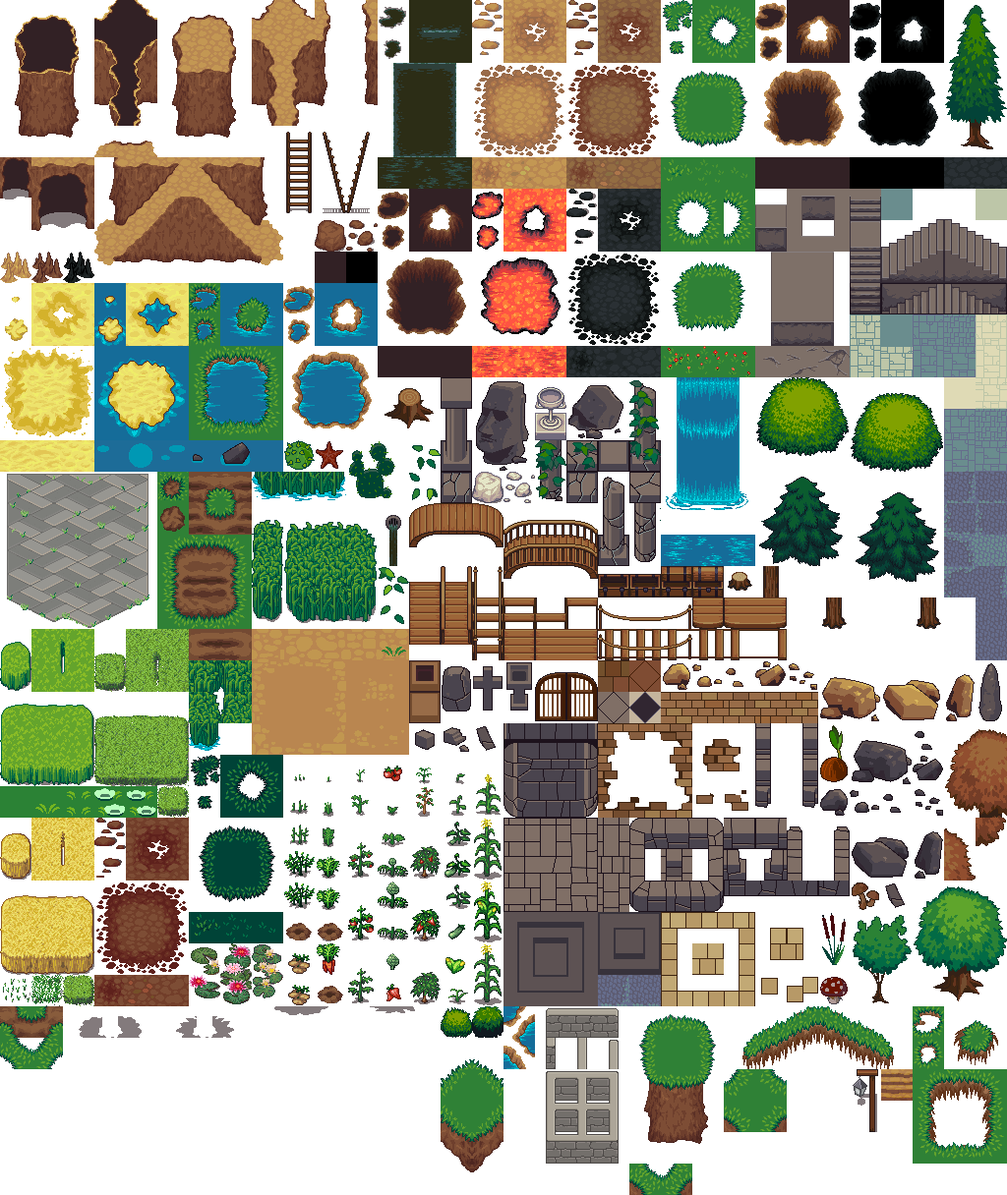
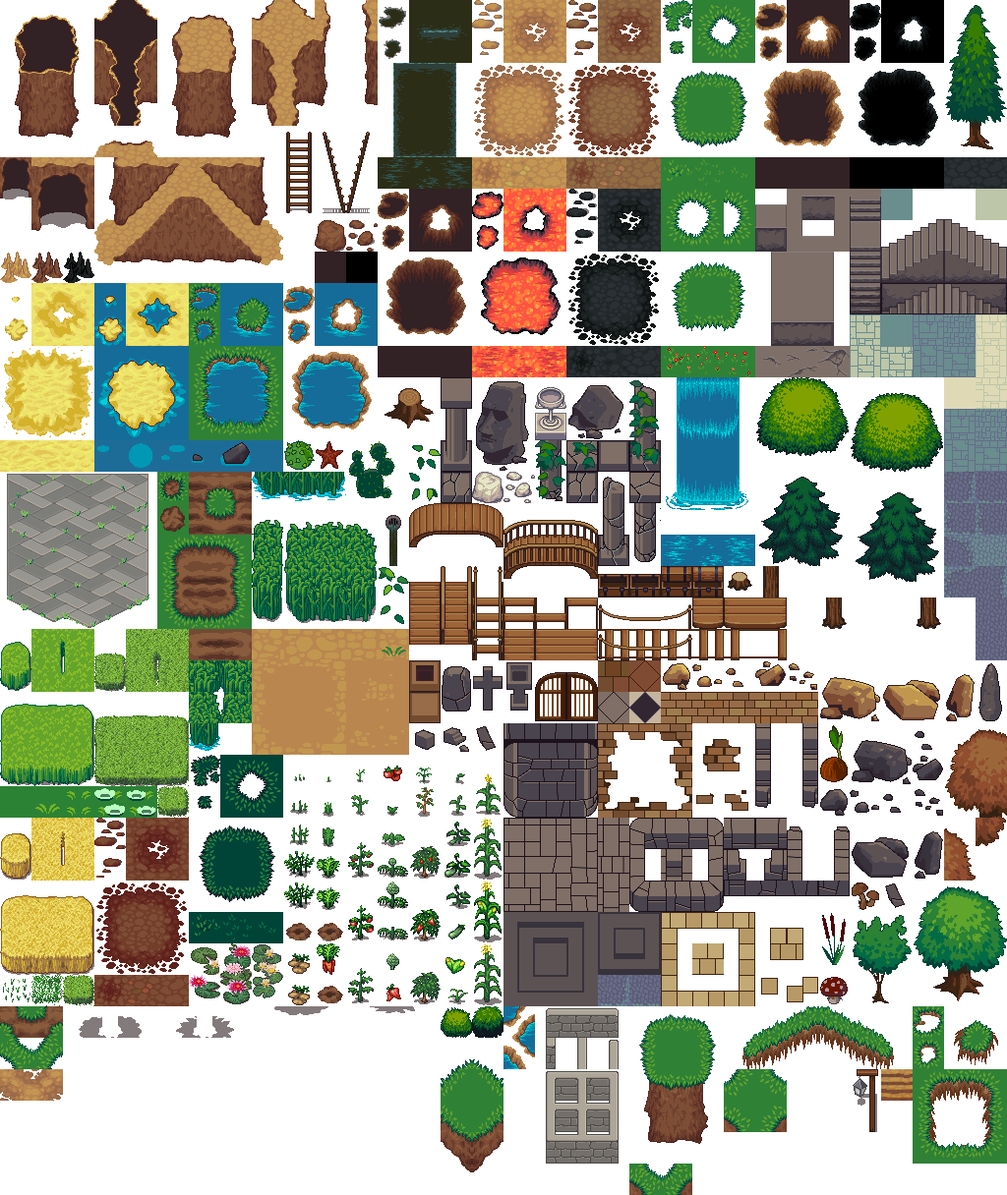
Before/after of a 1007px x 1195px layered artwork. What changed in the layer stack:
added group "dirt" with 2 layers above "grass cliff" over box(0, 1069, 32, 1102)
added layer "Layer 28" in group "dirt" over box(0, 1069, 32, 1102)
added layer "Layer 29" in group "dirt" over box(0, 1069, 32, 1102)
added layer "Layer 30" above "Layer 31" over box(31, 1069, 63, 1102)
added layer "Layer 31" above "Layer 0" over box(31, 1069, 63, 1102)
